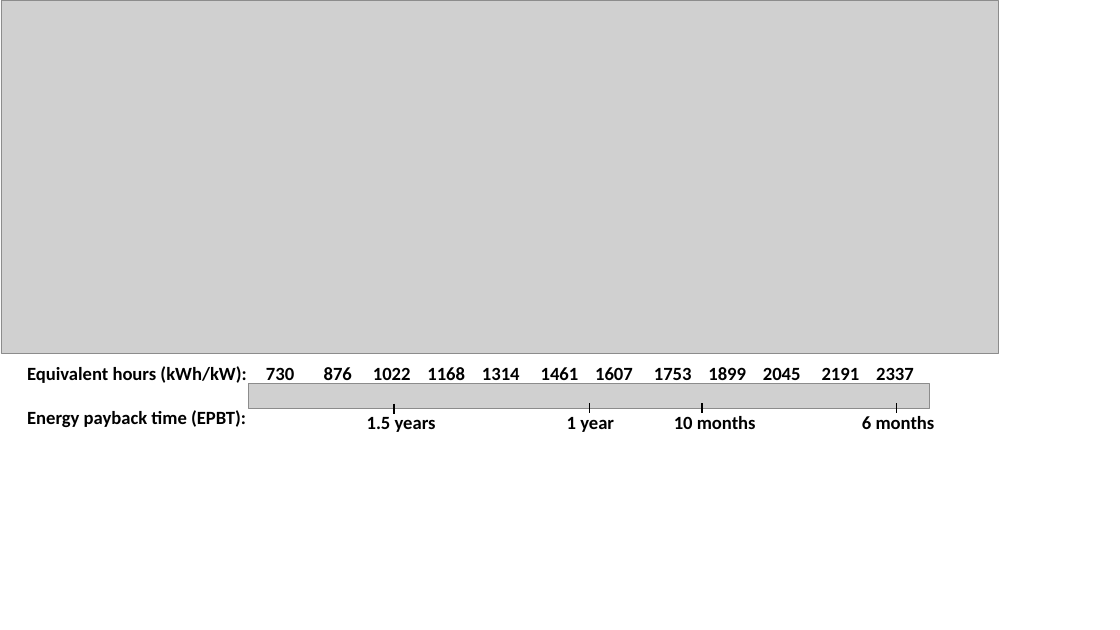
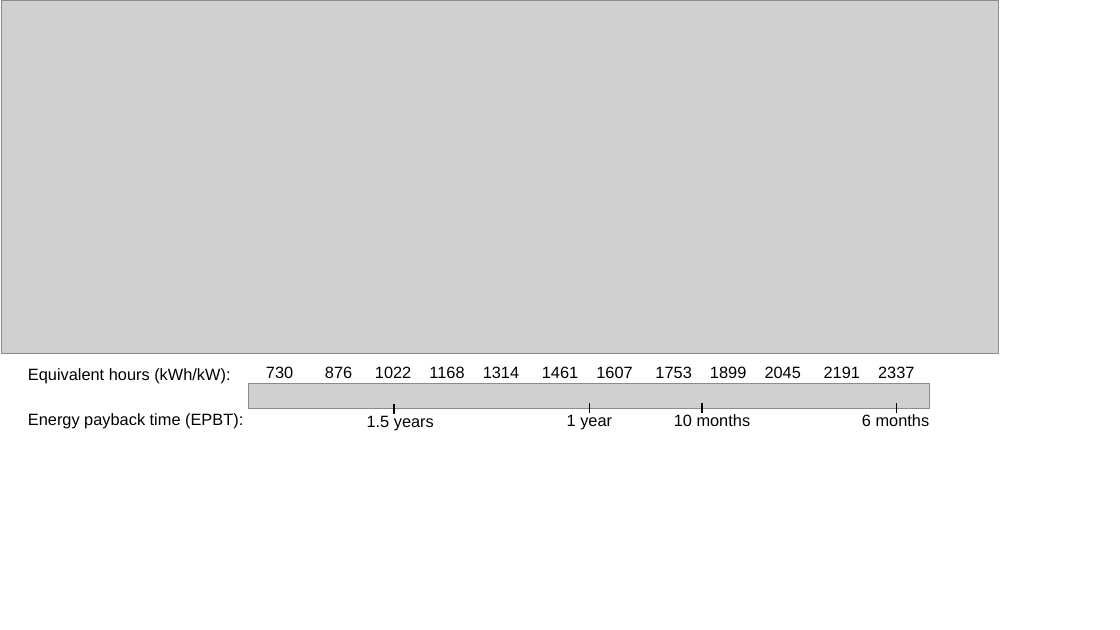
Before and after one commit to martavp/pv-textbook, a slide deck: slide 1 of Figures/Chapter_01/drawings/Fig1.2_radiation_map.pptx. Drawn at 1120x630 pixels with LibreOffice and Linux fonts; fonts in the diff are those of the drawing; grey boxes stand for pictures. Boxes give left, top, right and bottom in pixels: in the first picture for what was removed or moved away, otherwise in the second. Text is boxed around its words. In the diff, an @@ line names an element or a change of style, - is before the commit and + after.

```diff
--- a/Figures/Chapter_01/drawings/Fig1.2_radiation_map.pptx
+++ b/Figures/Chapter_01/drawings/Fig1.2_radiation_map.pptx
@@ size 16 to 14 pt, font Calibri to Arial, bold off in 7 elements at [28,368,230,384], [28,413,243,428], [862,414,930,426], [674,414,751,426], [567,414,612,430], [266,366,914,378], [367,415,434,431] @@
```
Also in this commit, not shown: 30 other files.
